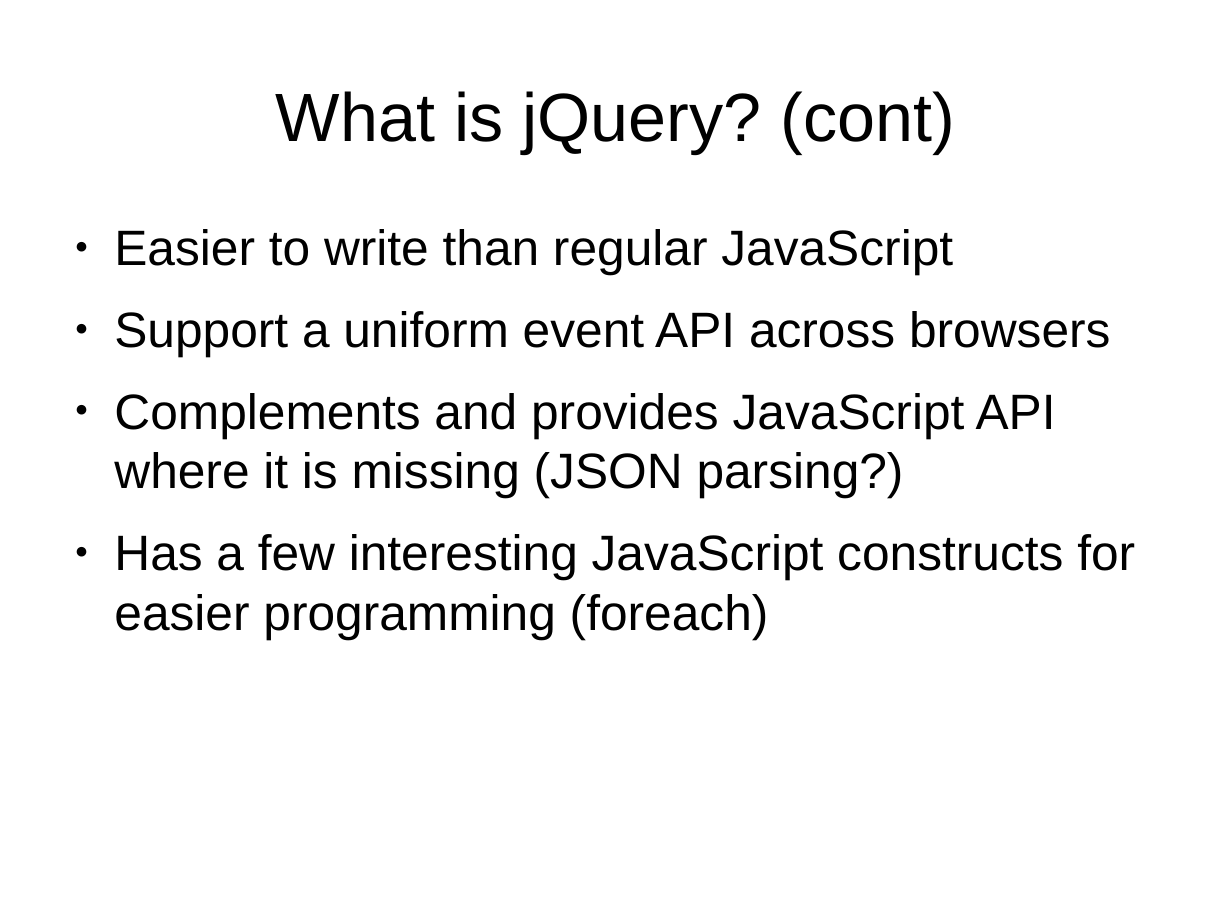
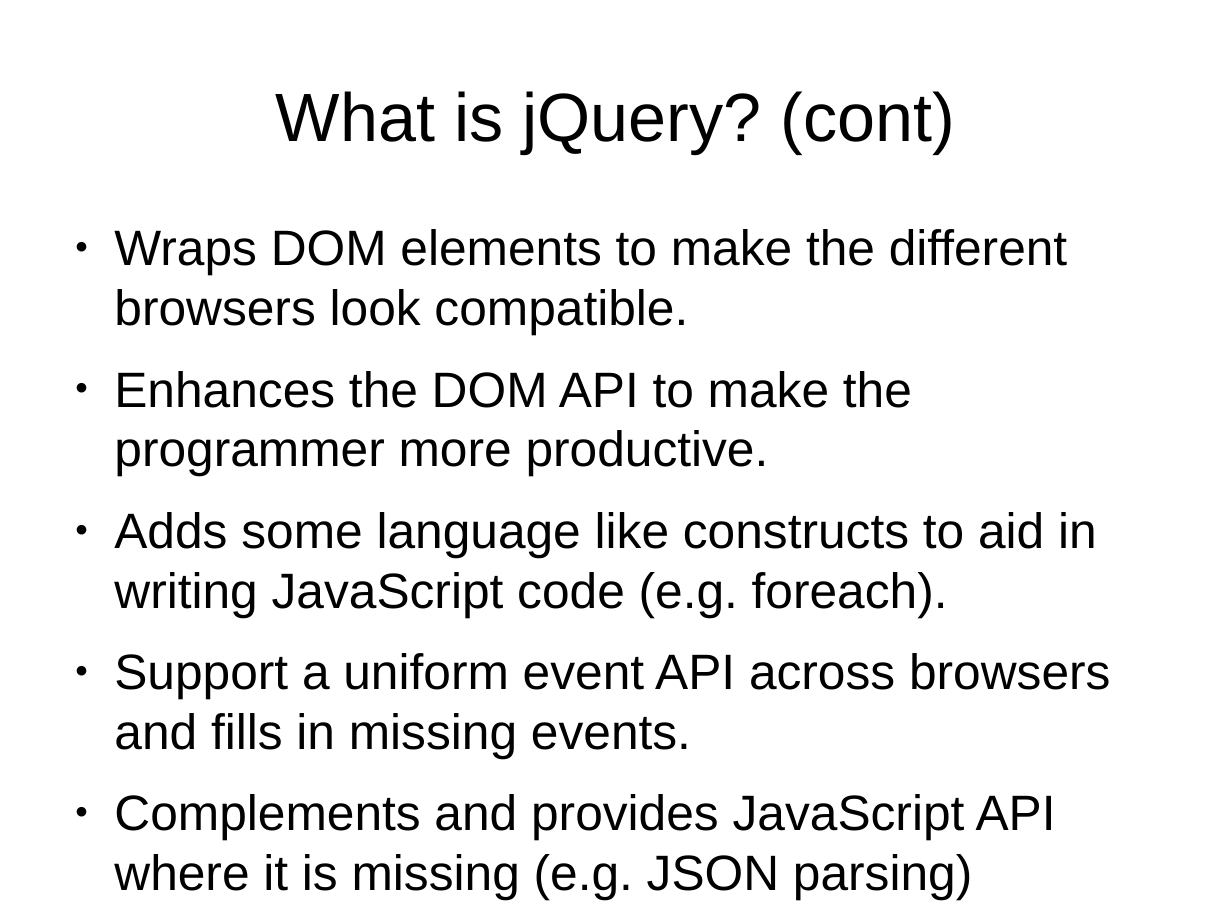
Before and after one commit to veltzer/demos, a slide deck: slide 4 of javascript/jquery/doc/jquery.odp. Drawn at 1232x924 pixels with LibreOffice and Linux fonts; fonts in the diff are those of the drawing. Boxes give left, top, right and bottom in pixels: in the first picture for what was removed or moved away, otherwise in the second. Text is boxed around its words. In the diff, an @@ line names an element or a change of style, - is before the commit and + after.

```diff
--- a/javascript/jquery/doc/jquery.odp
+++ b/javascript/jquery/doc/jquery.odp
@@ text at [114, 229, 1111, 900]: text changed @@
-● Easier to write than regular JavaScript
-● Support a uniform event API across browsers
-● Complements and provides JavaScript API where it is missing (JSON parsing?)
-● Has a few interesting JavaScript constructs for easier programming (foreach)
+● Wraps DOM elements to make the different browsers look compatible.
+● Enhances the DOM API to make the programmer more productive.
+● Adds some language like constructs to aid in writing JavaScript code (e.g. foreach).
+● Support a uniform event API across browsers and fills in missing events.
+● Complements and provides JavaScript API where it is missing (e.g. JSON parsing)
```
Also in this commit, not shown: 8 other slides changed, 2 slides added, 16 other files.
